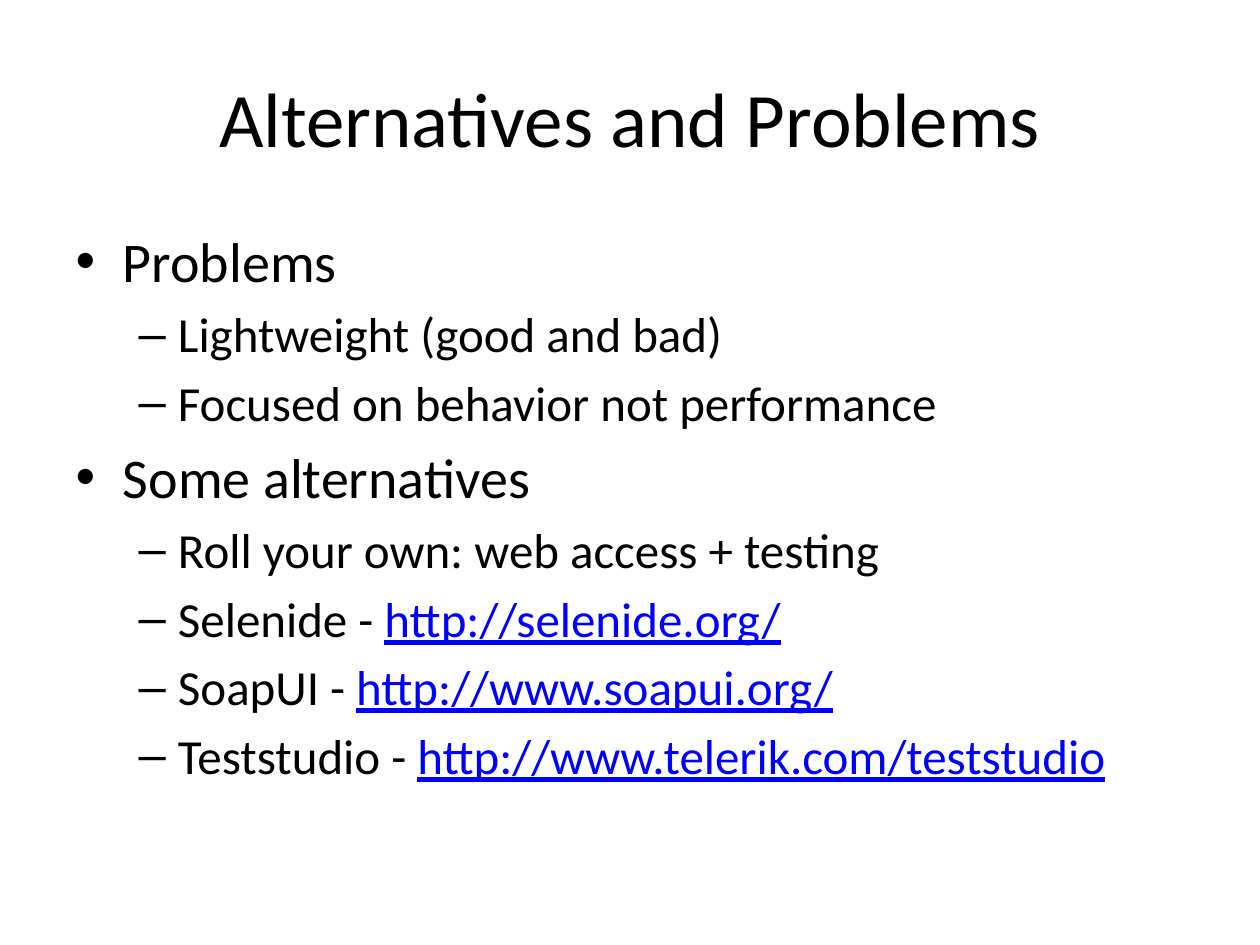
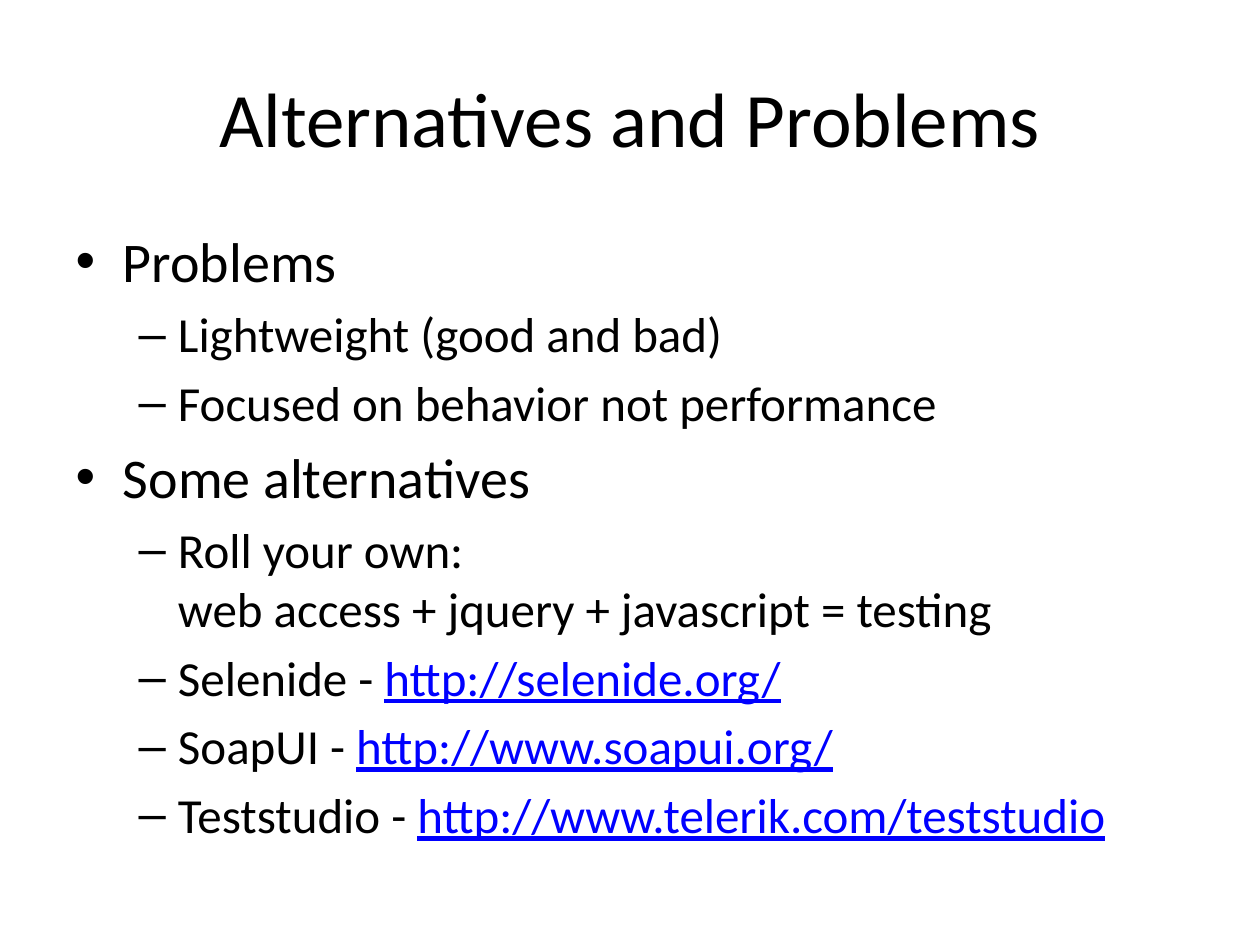
Before and after one commit to RichardAlexanderGreen/example-geb, a slide deck: slide 7 of GebTalk.pptx. Drawn at 1260x945 pixels with LibreOffice and Linux fonts; fonts in the diff are those of the drawing. Boxes give left, top, right and bottom in pixels: in the first picture for what was removed or moved away, otherwise in the second. Text is boxed around its words. In the diff, an @@ line names an element or a change of style, - is before the commit and + after.

```diff
--- a/GebTalk.pptx
+++ b/GebTalk.pptx
@@ text at [178,534,992,636]: text changed @@
-  – Roll your own: web access + testing
+  – Roll your own:
+    web access + jquery + javascript = testing
```
Also in this commit, not shown: 2 other slides changed.
